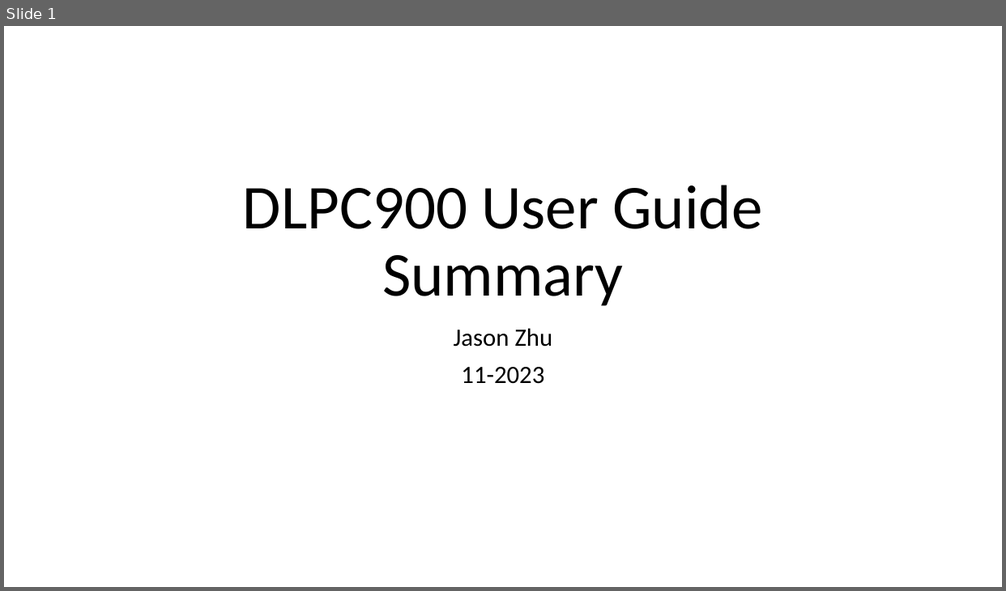
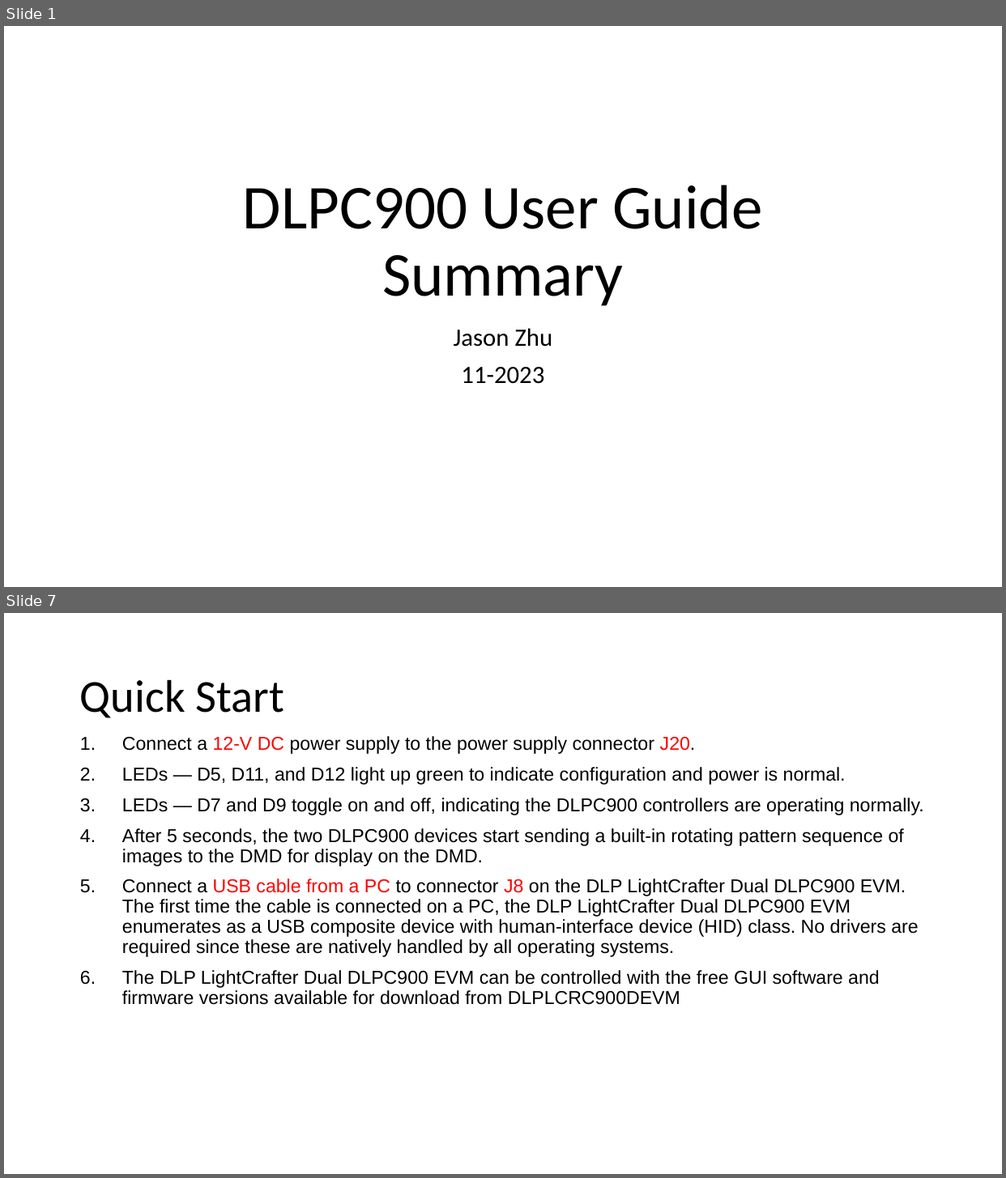
Before and after one commit to zhuyuezx/CSC494_holoprojector, a slide deck: Notes/User Guide Summary.pptx. Shown one above the other, each under a label of ours: slide 1 before the commit, slides 1 and 7 after it; the slides between them are not shown. The pictures are 1006x591 and 1006x1178 pixels, drawn with LibreOffice and Linux fonts; fonts in the diff are those of the drawing. Boxes give left, top, right and bottom in pixels: in the first picture for what was removed or moved away, otherwise in the second. Text is boxed around its words. In the diff, an @@ line names an element or a change of style, - is before the commit and + after.

```diff
--- a/Notes/User Guide Summary.pptx
+++ b/Notes/User Guide Summary.pptx
@@ slide 7 added at (x1=4, y1=613, x2=1002, y2=1174), background #FFFFFF @@
@@ title added at (x1=80, y1=679, x2=285, y2=718), 44 pt, text #000000 @@
+Quick Start
@@ text added at (x1=122, y1=736, x2=924, y2=1005), 18 pt, text #000000 @@
+1. Connect a 12-V DC power supply to the power supply connector J20.
+2. LEDs — D5, D11, and D12 light up green to indicate configuration and power is normal.
+3. LEDs — D7 and D9 toggle on and off, indicating the DLPC900 controllers are operating normally.
+4. After 5 seconds, the two DLPC900 devices start sending a built-in rotating pattern sequence of images to the DMD for display on the DMD.
+5. Connect a USB cable from a PC to connector J8 on the DLP LightCrafter Dual DLPC900 EVM. The first time the cable is connected on a PC, the DLP LightCrafter Dual DLPC900 EVM enumerates as a USB composite device with human-interface device (HID) class. No drivers are required since these are natively handled by all operating systems.
+6. The DLP LightCrafter Dual DLPC900 EVM can be controlled with the free GUI software and firmware versions available for download from DLPLCRC900DEVM
```
Also in this commit, not shown: 6 other slides added, 1 slide removed.
